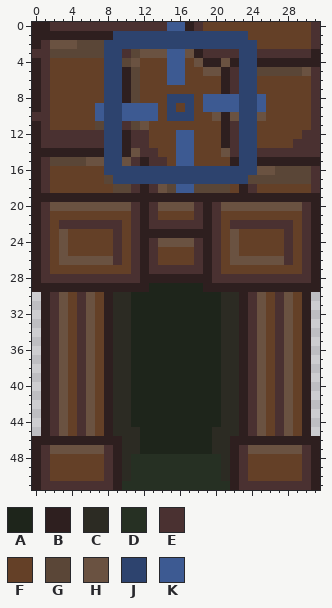
Pixel-art sprite: kingslayer/resources/images/arrow_tower_wood_blue.png. That is the earlier state.
The file is 32x52 pixels.
Palette (. is transparent): A #1e251b  B #2e1f1f  C #2c2b23  D #263023  E #4a3131  F #644027  G #5a4637  H #6a5241  J #2d436e  K #3d5a92
Pixels before, first column x 0:
 0 BBEEEEEEEEEEEEEKKBEFFFFFFFFFFFFE
 1 BBBBBBBBBJJJJJJJJJJJJJJJFFFFFFFE
 2 BEHHHGGGJJJJJJJJJJJJJJJJJFFFFFFE
 3 EEGGGGGGJJEGHHHKKHBEEEEJJEEEEEEB
 4 BEFFFFFFJJGHFFFKKFHBBHBJJBBBBBBB
 5 BEFFFFFFJJBGFFFKKFFHHBEJJGGGGGHE
 6 BEFFFFFFJJBGFFFKKFFFFBEJJFFFFFFE
 7 BEFFFFFFJJBGFFFFFFFFFBEJJFFFFFFE
 8 BEFFFFFFJJBGFFFJJJFKKKKJJKFFFFFE
 9 BEFFFFFKJJKKKKFJFJFKKKKJJKFFFFFE
10 EEFFFFFKJJKKKKFJJJFFHBHJJHFFFFFE
11 BEFFFFFGJJEGHFFFFFFFFBEJJFFFFFFE
12 BEEEEEEEJJBEEFFFKKFFFBEJJFFFFFEE
13 BEEEEEEEJJBEEFFFKKFFFBEJJFFFFEEE
14 BBBBBBBBJJBHEEFFKKFFFHEJJEEEEEEE
15 BEGGGGHHJJHEBEEFKKFFFFBJJBBBBBBB
16 BEFFFFFFJJJJJJJJJJJJJJJJJHHGGGGE
17 BEFFFFFFGJJJJJJJJJJJJJJJGGGGGGGE
18 BEFFFFFFFGGEBEHGKKGGGGFBEFFFFFFE
19 BBBBBBBBBBBBBBBBBBBBBBBBBBBBBBBB
20 BEHHHHHHHHHEBEHHHHEBEHHHHHHHHHEB
21 BEFFFFFFFFFEBEFFFFEBEFFFFFFFFFEB
22 BEFEEEEEEEFEBEEEEEEBEFEEEEEEEFEB
23 BEFHFFFFFEFEBBBBBBBBEFHFFFFFEFEB
24 BEFHFFFFFEFEBEHHHHEBEFHFFFFFEFEB
25 BEFHFFFFFEFEBEFFFFEBEFHFFFFFEFEB
26 BEFHHHHHHEFEBEFFFFEBEFHHHHHHEFEB
27 BEFFFFFFFFFEBEEEEEEBEFFFFFFFFFEB
28 BEEEEEEEEEEEBBBBBBBBEEEEEEEEEEEB
29 BBBBBBBBBBBBBAAAAAABBBBBBBBBBBBB
30 .BEHFEHFBCCAAAAAAAAAACCBEHFEHFB.
31 .BEHFEHFBCCAAAAAAAAAACCBEHFEHFB.
32 .BEHFEHFBCCAAAAAAAAAACCBEHFEHFB.
33 .BEHFEHFBCCAAAAAAAAAACCBEHFEHFB.
34 .BEHFEHFBCCAAAAAAAAAACCBEHFEHFB.
35 .BEHFEHFBCCAAAAAAAAAACCBEHFEHFB.
36 .BEHFEHFBCCAAAAAAAAAACCBEHFEHFB.
37 .BEHFEHFBCCAAAAAAAAAACCBEHFEHFB.
38 .BEHFEHFBCCAAAAAAAAAACCBEHFEHFB.
39 .BEHFEHFBCCAAAAAAAAAACCBEHFEHFB.
40 .BEHFEHFBCCAAAAAAAAAACCBEHFEHFB.
41 .BEHFEHFBCCAAAAAAAAAACCBEHFEHFB.
42 .BEHFEHFBCCAAAAAAAAAACCBEHFEHFB.
43 .BEHFEHFBCCAAAAAAAAAACCBEHFEHFB.
44 .BEHFEHFBCCAAAAAAAAAACCBEHFEHFB.
45 .BEHFEHFBCCCAAAAAAAACCCBEHFEHFB.
46 BBBBBBBBBBCCAAAAAAAACCBBBBBBBBBB
47 BEHHHHHHEBCCAAAAAAAACCBEHHHHHHEB
48 BEFFFFFFEBCDDDDDDDDDDCBEFFFFFFEB
49 BEFFFFFFEBCDDDDDDDDDDCBEFFFFFFEB
50 BEFFFFFFEBCDDDDDDDDDDCBEFFFFFFEB
51 BEEEEEEEEBDDDDDDDDDDDDBEEEEEEEEB
After the commit:
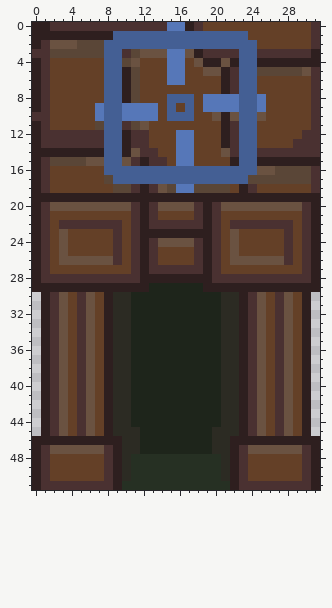
Changes in this commit:
Colour J changes from #2d436e to #445f94.
Colour K changes from #3d5a92 to #5677b8.
Boxes around the changes in both pictures, in picture pixels (x1, y1, x2, y2):
changed: (95, 22, 266, 193)
